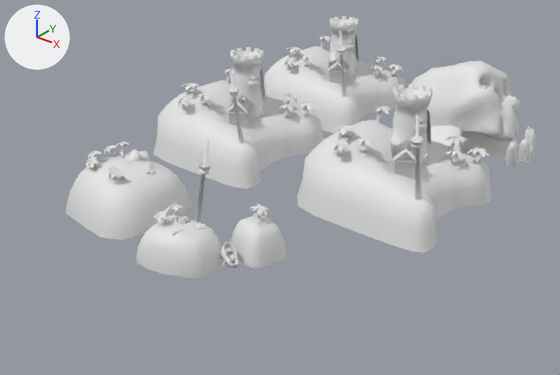
Renders of the FBX model Assets/Models/kraken_cove.fbx from each side of a commit.
Both versions are drawn from a 50 mm camera at (10.78, -14.02, 8.15) aimed at (0.64, -1.35, 0.29). Every picture has the same lights, and +X, +Y and +Z are marked at upper left. Where no turn or scale is listed for an object, it has been applied to the vertices.

In view in the first picture: 'shovel_island', 'skull_island', 'spawn_angria', 'spawn_blackbeard', 'spawn_gung'.
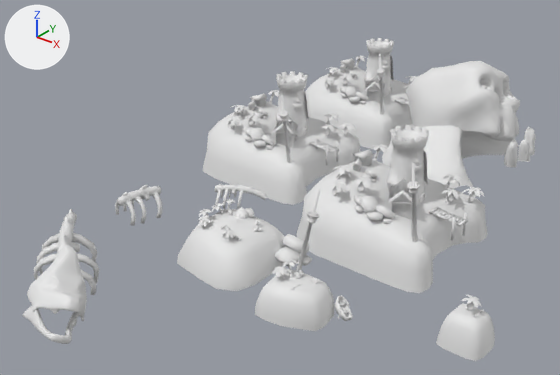
Boxes [x1, y1, x2, y2] around the edits, measured in the pictures (560 x 375 px; the box of a moved part takes in the faces that stretch with it):
'spawn_angria', reshaped, moved: before [297, 84, 493, 253]; after [297, 125, 488, 293]
'shovel_island', reshaped, moved, rescaled (44% wider, 22% taller): before [66, 139, 287, 279]; after [177, 190, 495, 361]
'spawn_blackbeard', deleted: before [153, 47, 324, 189]
'spawn_angria.001', added: after [203, 71, 360, 205]
'spawn_gung', deleted: before [263, 16, 405, 133]
'spawn_angria.002', added: after [305, 38, 417, 151]
'whale_skull', added: after [23, 245, 87, 344]
'whalerib1', added: after [34, 209, 99, 295]
'whalerib2', added: after [115, 185, 163, 226]
'whalerib1.001', added: after [215, 183, 267, 209]
part 1 of me_cube_006, moved or reshaped: before [253, 209, 258, 218]; after [468, 302, 474, 310]
part 2 of me_cube_006, moved or reshaped: before [261, 208, 267, 216]; after [475, 299, 482, 307]
part 3 of me_cube_006, moved or reshaped: before [257, 207, 262, 216]; after [472, 299, 478, 308]
part 4 of me_cube_006, moved or reshaped: before [230, 214, 287, 268]; after [436, 303, 495, 361]
part 5 of me_cube_006, added: after [282, 234, 310, 254]
part 6 of me_cube_006, added: after [303, 254, 312, 266]
part 7 of me_cube_006, added: after [275, 246, 300, 267]
part 8 of me_cube_006, moved or reshaped: before [66, 139, 212, 230]; after [178, 190, 320, 282]
part 9 of me_cylinder_003, added: after [462, 212, 468, 236]
part 10 of me_cylinder_003, added: after [451, 217, 456, 240]
part 11 of me_cylinder_003, added: after [416, 205, 468, 227]
part 12 of me_cylinder_003, added: after [352, 149, 395, 223]

The change, as a list of edits to the scene's bpy script:
```text
Change me_cube_006:
    used by ob_shovel_island; location = (-0.26, -4.29, 1.11); rotation_euler = (-0.671, -0.212, 0.0728), in degrees (-38, -12, 4.2); scale = (0.232, 0.232, 0.232)
    remove me_cube_006.from_pydata(...)  # 3201 vertices, 2852 faces; spans x -10.2..11.2, y -2.8..6.8, z -7.5..5.3
    add me_cube_006.from_pydata(...)  # 3267 vertices, 2911 faces; spans x -10.2..20.6, y -2.5..7.9, z -7.5..5.7
    me_cube_006 part 1: the loose piece of 9 vertices spanning x 9.6..10.0, y 2.2..2.5, z -1.3..-0.4 is moved by (9.6, 1.1, -1.7)
    me_cube_006 part 2: the loose piece of 9 vertices spanning x 9.9..10.5, y 2.4..3.0, z -0.9..-0.4 is moved by (9.6, 1.2, -1.7)
    me_cube_006 part 3: the loose piece of 9 vertices spanning x 9.8..10.4, y 2.2..2.5, z -1.1..-0.3 is moved by (9.6, 1.2, -1.7)
    me_cube_006 part 4: the loose piece of 64 vertices spanning x 6.5..11.2, y 2.3..6.8, z -5.4..-0.5 is multiplied about its middle by the matrix ((0.972, -0.189, -0.142), (0.182, 0.981, -0.065), (0.152, 0.037, 0.988)), then moved by (9.6, 1.1, -1.8)
    me_cube_006 part 5: the loose piece of 26 vertices spanning x -2.7..-2.2, y 0.9..1.4, z 1.6..2.1 is copied, and the copy is multiplied about its middle by the matrix ((1.362, 1.658, 5.281), (-5.45, -0.546, 1.577), (0.964, -5.426, 1.455)), then moved by (2.2, 3.8, -0.8); it spans x -1.7..1.2, y 3.4..6.4, z 0.0..2.0
    me_cube_006 part 6: the loose piece of 26 vertices spanning x -2.7..-2.2, y 0.9..1.4, z 1.6..2.1 is copied, and the copy is multiplied about its middle by the matrix ((-0.209, 0.434, 2.687), (-2.632, 0.655, -0.311), (-0.694, -2.615, 0.368)), then moved by (3.0, 4.5, -2.1); it spans x 0.0..1.2, y 5.0..6.3, z -0.9..0.4
    me_cube_006 part 7: a new loose piece of 26 vertices spanning x -1.2..1.0, y 2.7..4.9, z -1.6..0.7, in mat_material (white #e7e7e7)
    me_cube_006 part 8: 1702 vertices moved from x -9.2..3.4, y -2.8..6.2, z -3.2..5.3 to x -8.6..4.2, y -2.5..4.3, z -3.2..5.7; 40 vertices removed from x -8.3..-1.5, y -2.8..3.6, z -2.0..4.0; 28 vertices added at x -7.9..-1.9, y -2.3..3.1, z -1.6..3.6
Change me_cylinder_003:
    remove me_cylinder_003.from_pydata(...)  # 2185 vertices, 1956 faces; spans x -2.2..1.63, y -2.06..1.41, z -1.41..1.41
    remove me_cylinder_003.materials.append(mat_material_001)  # white #e7e7e7
    add me_cylinder_003.from_pydata(...)  # 2946 vertices, 2702 faces; spans x -2.2..1.63, y -2.06..1.41, z -1.41..1.41
    me_cylinder_003 part 9: a new loose piece, an 8-sided cut cone along z (radius 0.028 at the low end, 0.038 at the high end) spanning x 1.463..1.54, y 0.035..0.112, z -0.936..-0.39, in mat_material_002 (white #e7e7e7)
    me_cylinder_003 part 10: a new loose piece, an 8-sided cut cone along z (radius 0.028 at the low end, 0.038 at the high end) spanning x 1.362..1.438, y -0.307..-0.23, z -0.936..-0.39, in mat_material_002 (white #e7e7e7)
    me_cylinder_003 part 11: 428 vertices added at x 0.34..1.59, y -0.43..0.12, z -0.57..-0.28
    me_cylinder_003 part 12: 297 vertices added at x -1.32..0.55, y -1.77..1.07, z -0.36..0.44
    add me_cylinder_003.materials.append(mat_material_002)  # white #e7e7e7
Remove ob_spawn_gung:
    ob_spawn_gung = bpy.data.objects.new('spawn_gung', me_cylinder_004)
Change ob_shovel_island:
    ob_shovel_island.location: (-0.26, -4.29, 1.11) -> (2.57, -4.11, 0.75)
    ob_shovel_island.scale: (0.232, 0.232, 0.232) -> (0.2, 0.2, 0.2)
Remove ob_spawn_blackbeard:
    ob_spawn_blackbeard = bpy.data.objects.new('spawn_blackbeard', me_cylinder_002)
Change ob_spawn_angria:
    ob_spawn_angria.location: (3.04, 0.23, 1.57) -> (3.04, 0.23, 0.61)
Add ob_spawn_angria_002:
    ob_spawn_angria_002 = bpy.data.objects.new('spawn_angria.002', me_cylinder_004_1)  # 2946 vertices, 2702 faces; spans x -2.2..1.63, y -2.06..1.41, z -1.41..1.41; in mat_material_002 (white #e7e7e7)
    ob_spawn_angria_002.location = (-1.45, 6.18, 0.61)
Add ob_whale_skull:
    ob_whale_skull = bpy.data.objects.new('whale_skull', me_cube_cube_008)  # 1646 vertices, 1640 faces; spans x -0.595..0.701, y -0.701..0.676, z -0.794..0.622; in mat_material_001 (white #e7e7e7)
    ob_whale_skull.location = (0.27, -7.21, 0.21)
Add ob_whalerib1:
    ob_whalerib1 = bpy.data.objects.new('whalerib1', me_cylinder_007)  # 616 vertices, 614 faces; spans x -0.84..1.1, y -1.02..0.79, z -0.64..0.49; in mat_material_001 (white #e7e7e7)
    ob_whalerib1.location = (-1.26, -5.93, 0.11)
Add ob_whalerib2:
    ob_whalerib2 = bpy.data.objects.new('whalerib2', me_cylinder_000)  # 492 vertices, 490 faces; spans x -0.481..0.516, y -0.544..0.591, z -0.433..0.306; in mat_material_001 (white #e7e7e7)
    ob_whalerib2.location = (-1.94, -3.43, -0.02)
Add ob_spawn_angria_001:
    ob_spawn_angria_001 = bpy.data.objects.new('spawn_angria.001', me_cylinder_002_1)  # 2946 vertices, 2702 faces; spans x -2.2..1.63, y -2.06..1.41, z -1.41..1.41; in mat_material_002 (white #e7e7e7)
    ob_spawn_angria_001.location = (-1.45, 1.77, 0.61)
Add ob_whalerib1_001:
    ob_whalerib1_001 = bpy.data.objects.new('whalerib1.001', me_cylinder_005)  # 616 vertices, 614 faces; spans x -0.63..0.538, y -0.566..0.348, z -0.262..0.285; in mat_material_001 (white #e7e7e7)
    ob_whalerib1_001.location = (-0.3, -1.63, -0.07)
```
